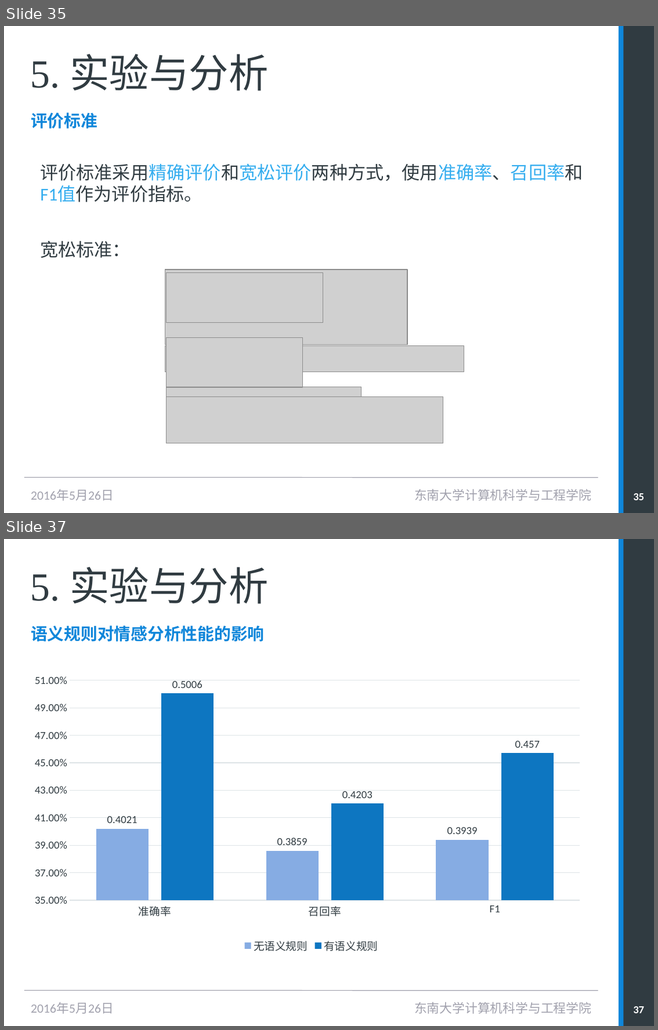
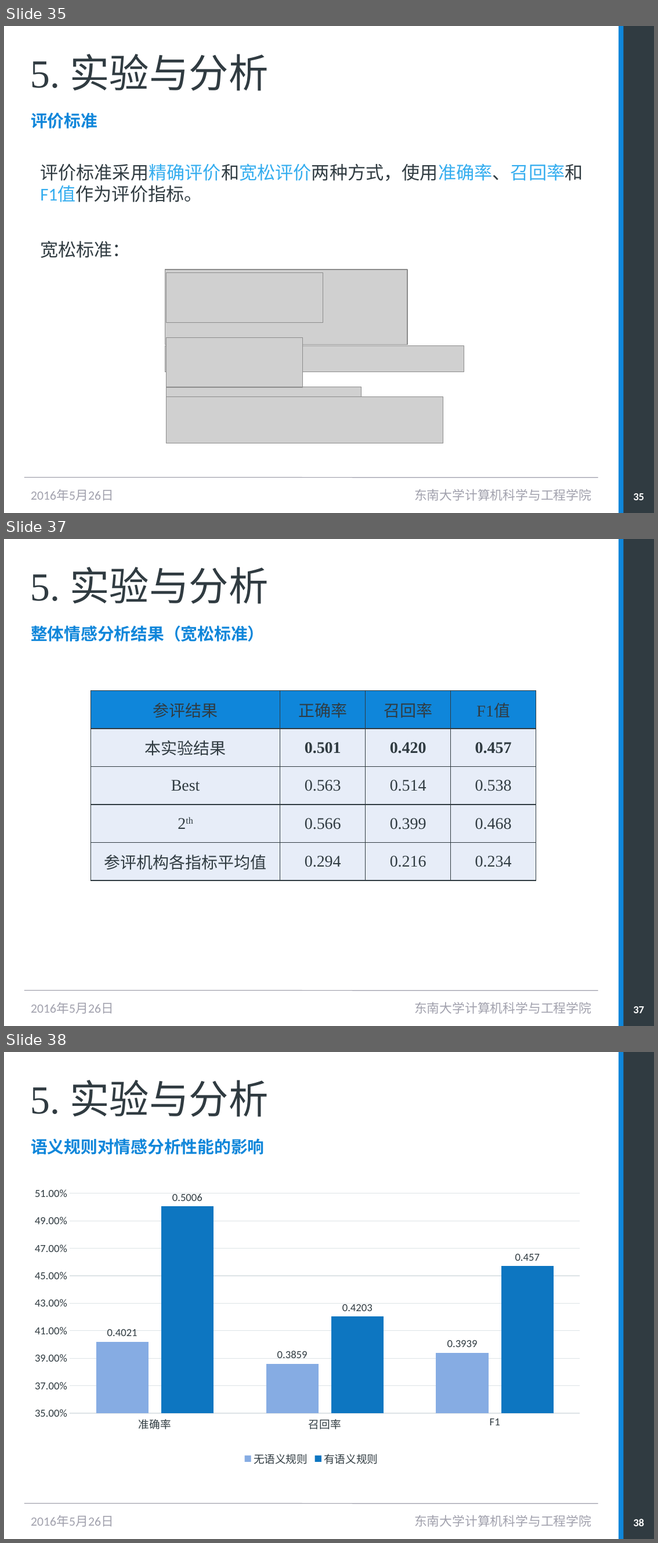
Before and after one commit to ElvisJazz/doc_bake, a slide deck: 毕设相关/答辩_ElvisJia.pptx. Shown one above the other, each under a label of ours: slides 35 and 37 before the commit, slides 35, 37 and 38 after it; the slides between them are not shown. The pictures are 658x1030 and 658x1543 pixels, drawn with LibreOffice and Linux fonts; fonts in the diff are those of the drawing; grey boxes stand for pictures. Boxes give left, top, right and bottom in pixels: in the first picture for what was removed or moved away, otherwise in the second. Text is boxed around its words. In the diff, an @@ line names an element or a change of style, - is before the commit and + after.

```diff
--- a/毕设相关/答辩_ElvisJia.pptx
+++ b/毕设相关/答辩_ElvisJia.pptx
@@ slide 37 added at [4, 539, 654, 1026], background #FFFFFF; not listed: 4 template elements that a slide beside it also shows @@
@@ title added at [30, 567, 268, 604], 44 pt, text #303B41 @@
+5. 实验与分析
@@ text added at [31, 625, 264, 642], 18.5 pt, text #0F86DA, bold @@
+整体情感分析结果（宽松标准）
@@ table added at [90, 690, 535, 881], 5 rows, 4 columns @@
+参评结果 | 正确率 | 召回率 | F1值
+本实验结果 | 0.501 | 0.420 | 0.457
+Best | 0.563 | 0.514 | 0.538
+2th | 0.566 | 0.399 | 0.468
+参评机构各指标平均值 | 0.294 | 0.216 | 0.234
@@ text added at [414, 1002, 591, 1014], 14 pt, text #A1A1AD @@
+东南大学计算机科学与工程学院
@@ page number added at [633, 1006, 644, 1013], 11.9 pt, text #FFFFFF, bold @@
+37
@@ what was slide 37 is now slide 38 @@
@@ page number at [633, 1519, 644, 1526]: text changed @@
-37
+38
```
Also in this commit, not shown: 4 slides changed, 2 other files.
